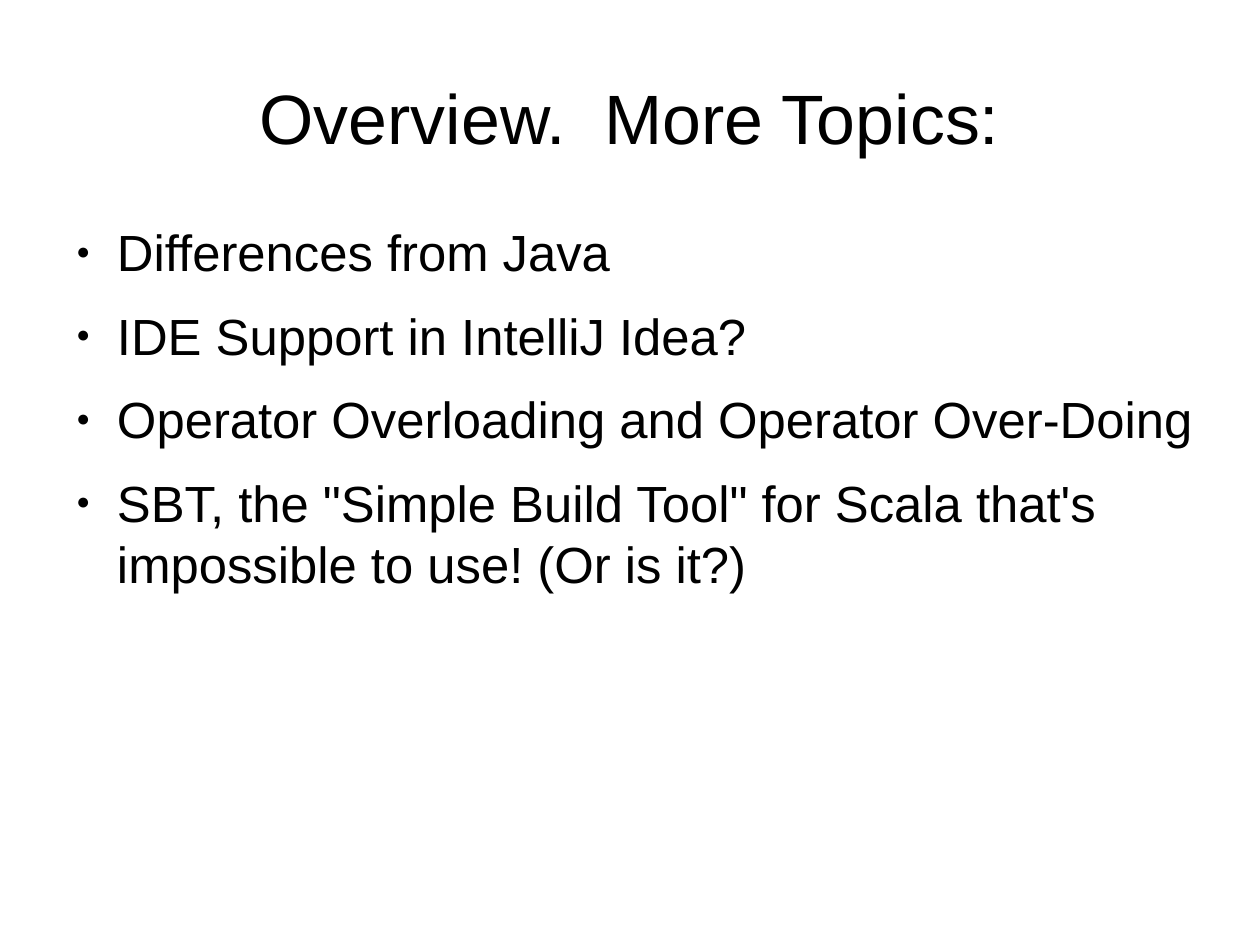
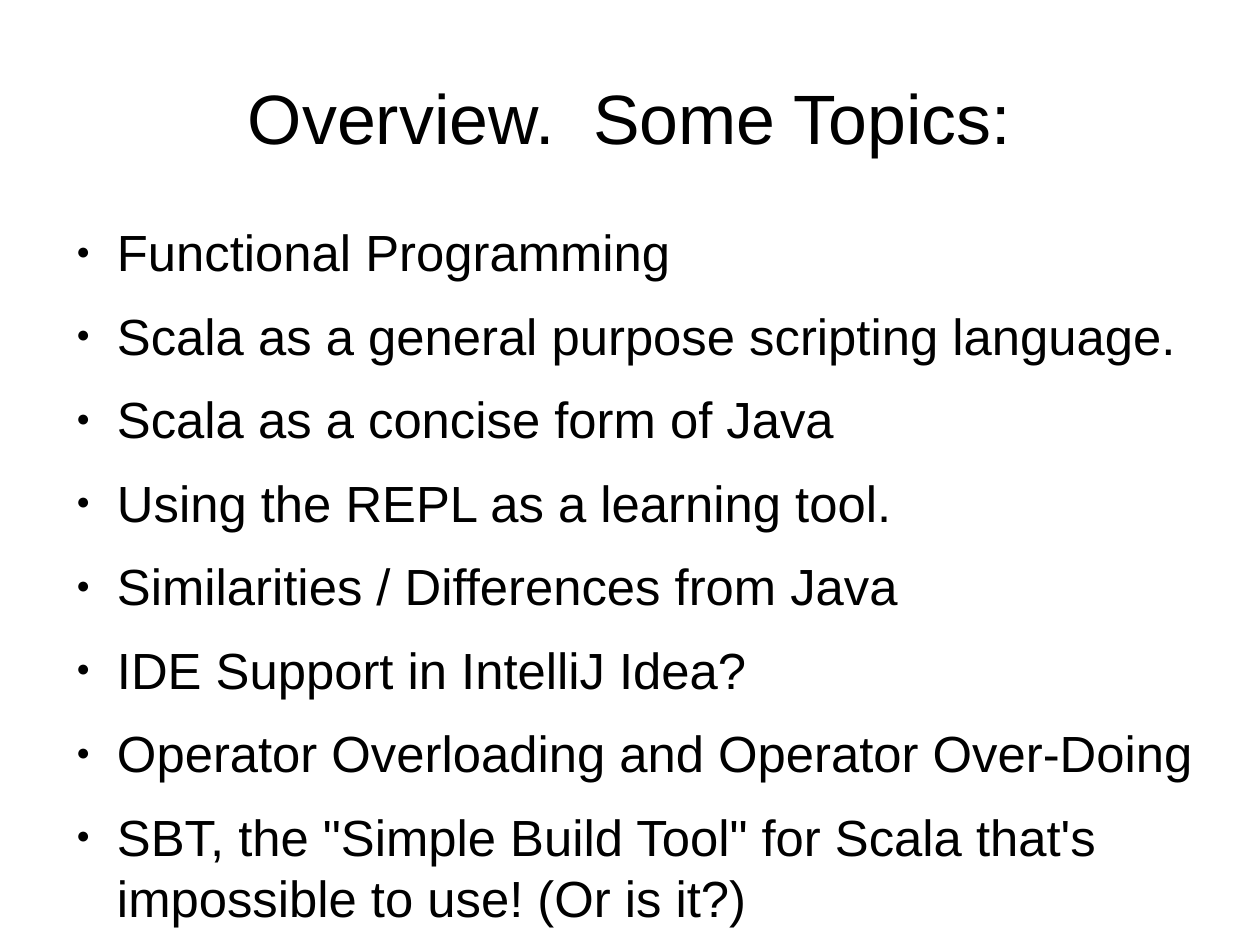
Before and after one commit to JohnLockwood/ScalaTalkSacjug, a slide deck: slide 2 of ScalaDecember2014.odp (slide 3 before the commit). Drawn at 1260x945 pixels with LibreOffice and Linux fonts; fonts in the diff are those of the drawing. Boxes give left, top, right and bottom in pixels: in the first picture for what was removed or moved away, otherwise in the second. Text is boxed around its words. In the diff, an @@ line names an element or a change of style, - is before the commit and + after.

```diff
--- a/ScalaDecember2014.odp
+++ b/ScalaDecember2014.odp
@@ title at [248, 93, 1011, 157]: text changed @@
-Overview. More Topics:
+Overview. Some Topics:
@@ text at [117, 234, 1175, 606]: text changed @@
-● Differences from Java
+● Functional Programming
+● Scala as a general purpose scripting language.
+● Scala as a concise form of Java
+● Using the REPL as a learning tool.
+● Similarities / Differences from Java
```
Also in this commit, not shown: 4 other slides changed, 4 slides added, 1 slide removed, 9 other files.
